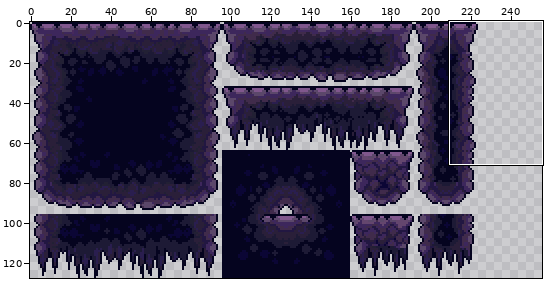
Pixel-art file -- Asesprite/Rock Tileset.aseprite. The first picture is a wide view before the edit; the outline marks the close-up.
Close-up. Old version:
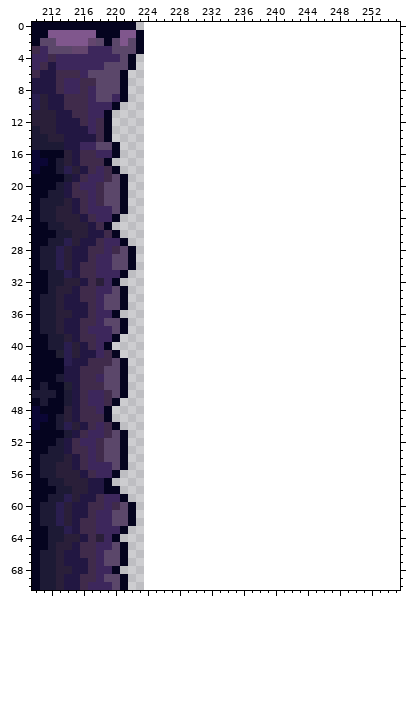
224x128 pixels, 1 frame. Shown: x 210..255, y 0..70. The old version is drawn lined up with the new one, on the new canvas.
Now the later version:
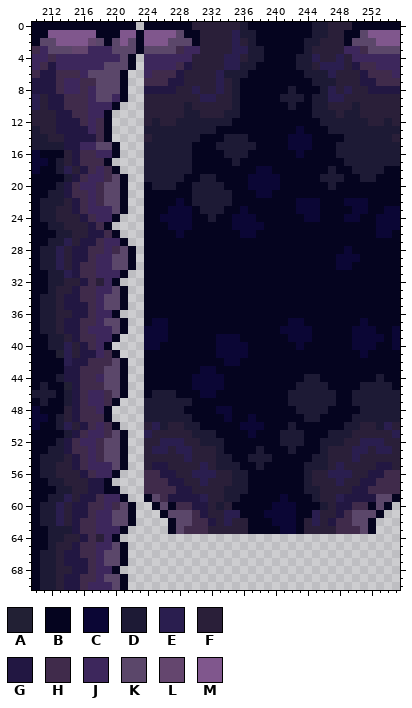
Palette (. is transparent): A #222034  B #05041f  C #0b0635  D #1d1a35  E #2a1e4f  F #2a1f39  G #221742  H #402b4b  J #3d275c  K #5b476a  L #64466e  M #80578d
What changed:
canvas 224x128 -> 256x128
Changed rows in their new state; - is an unchanged pixel.
first column x 214:
 0 ----------BBBBBBFFFFFFDBBBBBBBBDDFFFBBBBBB
 1 ----------MMMMKBBFFFFEDDBBBBBBBDDFFBBKMMMM
 2 ----------MMMKKKBFFFFEFDBBBBBBDDFFFBKKKMMM
 3 ----------KKKKHJJFFFFEEDDBBBBBDFFFFJJHKKKK
 4 ----------JJJJJJFFFFEEFDDBBBBDDEFFEFJJJJJJ
 5 ----------JJJJHGFFFFEEDDBBBBBDDFEEEFGHHJJJ
 6 ----------JHHHGFFFFEDDDBBBBBBBDDDEFFFGHHHJ
 7 ----------HHHGGFFFFEFDBBBBBBBBBDDDFFFGGHHH
 8 ----------GGGGFFEFFEFDBBBBBBDBBBDEFEFFGGGG
 9 ----------FFFFFFFEEFFDBBBBBDDDBDDEEFFFFFFF
10 ----------FFFFFDFFFFFDBBBBBBDBBDDFFFDFFFFF
11 ----------FFFFFDDFFFDDBBBBBBBBBDDDFDDFFFFF
12 ----------FDFFDDDDDDDBBBBBBBBBBBDDDDDDFFDF
13 ----------DDDDDDDDDBBBBBBBBBBCBBBDDDDDDDDD
14 ----------FDDDDDDBBBDDDBBBBBCCCBBBBDDDDDDF
15 ----------DDDDDDBBBDDDDDBBBBCCCBBBDDDDDDDD
16 ----------DDDDDDBBBBDDDBBBBBBCBBBBDDDDDDDD
17 ----------DDDDDDBBBBBDBBBBBBBBBBBBBDDDDDDD
18 ----------DDDDDDBBBBBBBBCCBBBBBBBDBBDDDDBB
19 ----------DDDDDBBDDBBBBCCCCBBBBBDDDBBDDBBB
20 ----------BDDDBBDDDDBBBCCCCBBBBBBDBBBBBBBB
21 ----------BBBBBBDDDDDBBBCCBBBBBBBBBBBBBBBB
22 ----------BBBBCBDDDDDBBBBBBBBCCCBBBCCCBBBB
23 ----------BBBCCCBDDDBBCBBBBBBCCCBBBBCCBBCC
24 ----------BBCCCCBBDBBCCCBBBBBBCCBBBCCBBCCC
25 ----------BBBCCCBBBBBCCCCBBBBBBBBBBBBBBCCC
26 ----------BBBBCBBBBBBBCCBBBBBBBBBBBBBBBCCB
27 ----------BBBBBBBBBBBBBBBBBBBBBBBBBBBBBBBB
28 ----------BBBBBBBBBBBBBBBBBBBBBBBBBCBBBBBB
29 ----------BBBBBBBBBBBBBBBBBBBBBBBBCCCBBBBB
30 ----------BBBBBBBBBBBBBBBBBBBBBBBBCCBBBBBB
31 ----------BBBBBBBBBBBBBBBBBBBBBBBBBBBBBBBB
32 ----------BBBBBBBBBBBBBBBBBBBBBBBBBBBBBBBB
33 ----------BBBBBBBBBBBBBBBBBBBBBBBBBBBBBBBB
34 ----------BBBBBBBBBBBBBBBBBBBBBBBBBBBBBBBB
35 ----------BBBBBBBBBBBBBBBBBBBBBBBBBBBBBBBB
36 ----------BBBBBBBBBBBBBBBBBBBBBBBBBBBBBBBB
37 ----------BCCBBBBBBBBBBBBBBBCCBBBBBBBCBBBB
38 ----------CCCBBBBBBBBBBBBBBCCCCBBBBBCCCBBC
39 ----------CCCBBBBBBCCCBBBBBBCCCBBBBBCCCCBC
40 ----------CCBBBBBBBCCCCBBBBBBCBBBBBBCCCBBC
41 ----------BBBBBBBBBCCCCBBBBBBBBBBBBBBCBBBB
42 ----------BBBBBBBBBBCCBBBBBBBBBBBBBBBBBBBB
43 ----------BBBBBBBCCBBBBBBBBBBBBBBBBBBBBBBB
44 ----------BBBBBBCCCCBBBBBBBBBBDDBBBBBBBDBB
45 ----------BBBBBBCCCCBBBBBBBBBDDDDBBBBDDDDB
46 ----------BDDDBBBCCBBBBBBBBBDDDDDDBBDDDDDD
47 ----------DDDDDDBBBBBBBBBBBBDDDDDDBBDDDDDD
48 ----------DDDDDBBBBCCBBBBBBBBDDDDBBBBDDDDD
49 ----------DDDDDDBBBBCBBCBBBBBBDDBBBBDDDDDD
50 ----------FEDFFDDBBBBBCCCBBBDBBBBBBDDFFDEF
51 ----------EFFFFFDDDBBBBCBBBDDDBBBDDDFFFFFE
52 ----------FFEEEFFDDDBBBBBBBDDDBBDDDFFEEEFF
53 ----------FEEFEEFFFDBBBBDBBBDBBBDFFFEEFEEF
54 ----------FFFFFEFFFDDBBDDDBBBBBDDFFFEFFFFF
55 ----------FGGFFFFEFDDDBBDBBBBBDDDFEFFFFGGF
56 ----------HHGGFFEEEFFDDBBBBBBBDFFEEEFFGGHH
57 ----------HHHGGFFEFFFDDBBBBBBBDFFFEFFGGHHH
58 ----------HHHHGGFFFFDDDBBBBBBBDDFFFFGGHHHH
59 ----------BKHGGGGEFFDDBBBBBCBBBDFFEGGGGKKB
60 -----------BKBHHGGFDFBBBBBCCCBBBDFGGHHBKB-
61 ------------BKKKHGFFEEBBBCCCCBBEFFGHKKKB--
62 -------------BKKHHGFEFFBBBCCCBFEFGHHKKB---
63 D------------BKHHHFFFFFBBBBCCBFFFFHHHKB---
Boxes around the changes in both close-ups, in picture pixels (x1, y1, x2, y2):
added: (144, 22, 400, 534)
changed: (64, 526, 72, 534)
